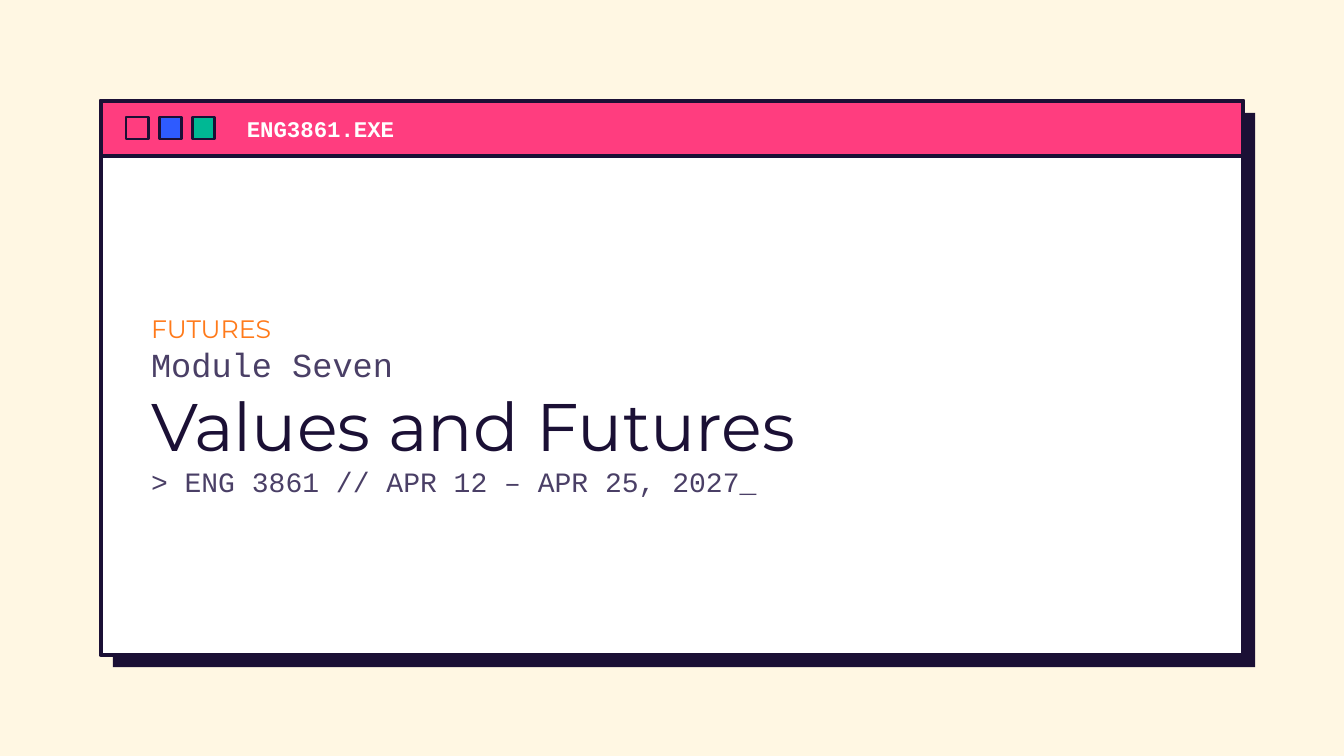
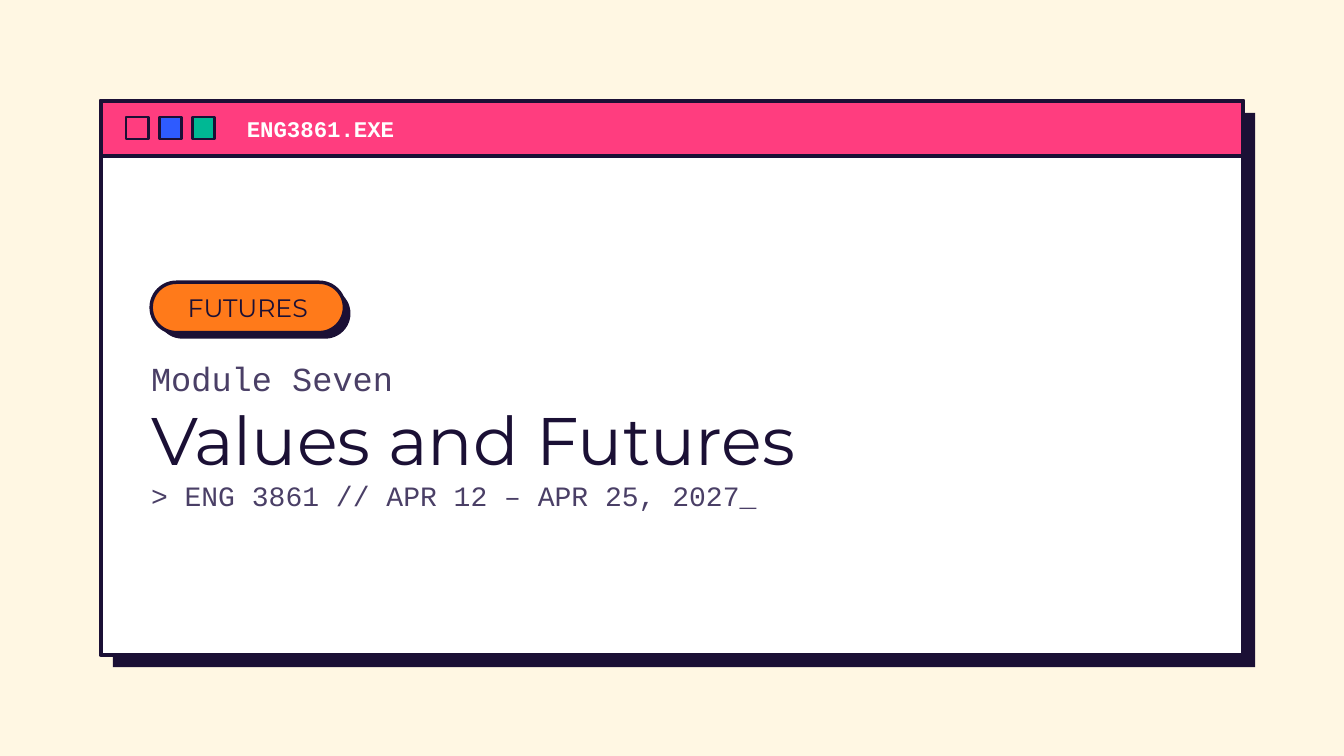
Before and after one commit to AMSUCF/HumanitiesAI, a slide deck: slide 1 of undergrad/slides/moduleseven.pptx. Drawn at 1344x756 pixels with LibreOffice and Linux fonts; fonts in the diff are those of the drawing. Boxes give left, top, right and bottom in pixels: in the first picture for what was removed or moved away, otherwise in the second. Text is boxed around its words. In the diff, an @@ line names an element or a change of style, - is before the commit and + after.

```diff
--- a/undergrad/slides/moduleseven.pptx
+++ b/undergrad/slides/moduleseven.pptx
@@ rounded rectangle added at (151,282,345,333), fill #FF7A1A, outline #1B1035 2.5 pt, 18 pt, text #1B1035 @@
+FUTURES
@@ rounded rectangle added at (157,288,351,339), fill #1B1035 @@
@@ text at (151,320,271,338): paragraph removed @@
-FUTURES
@@ text "Module Seven": place and size @@
-text "Module Seven" at (151,320,795,497)
+text "Module Seven" at (151,366,795,511)
@@ text "Module Seven" at (151,366,795,511): vertical alignment middle to top @@
```
Also in this commit, not shown: 20 other slides changed, 10 other files.
